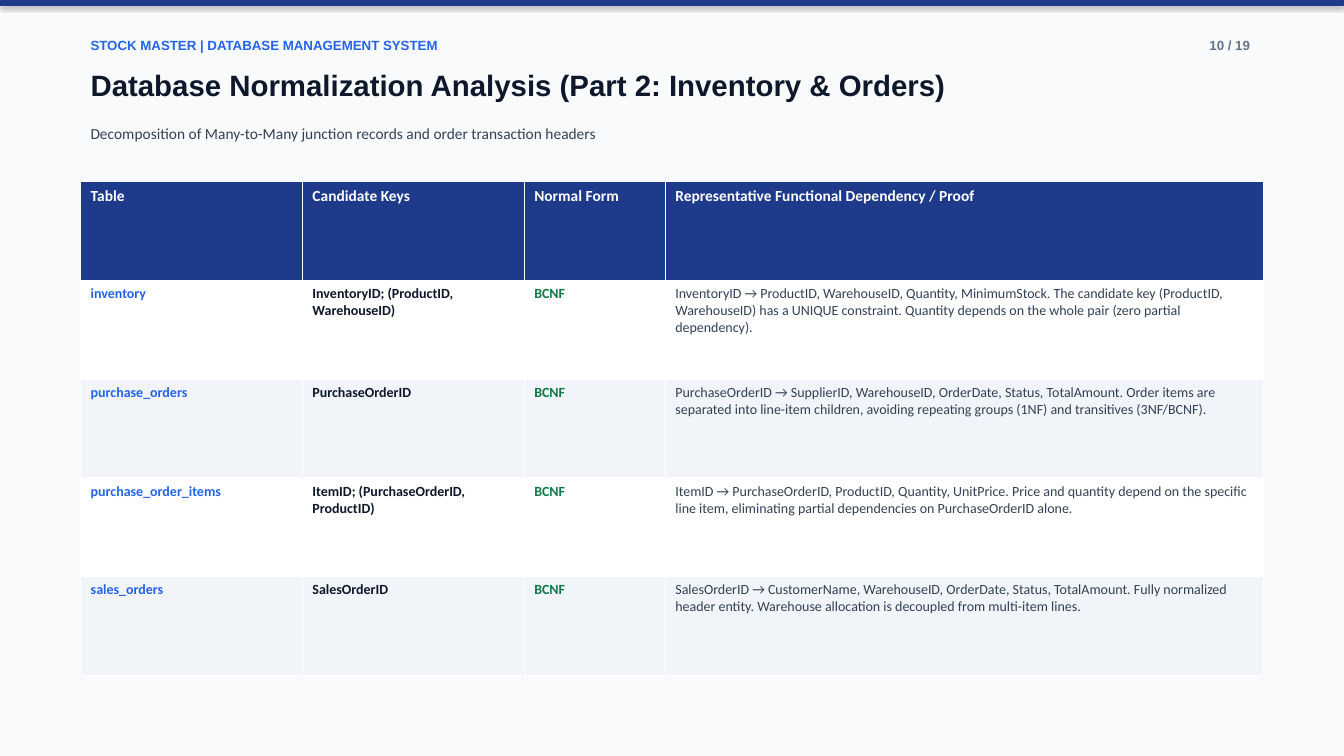
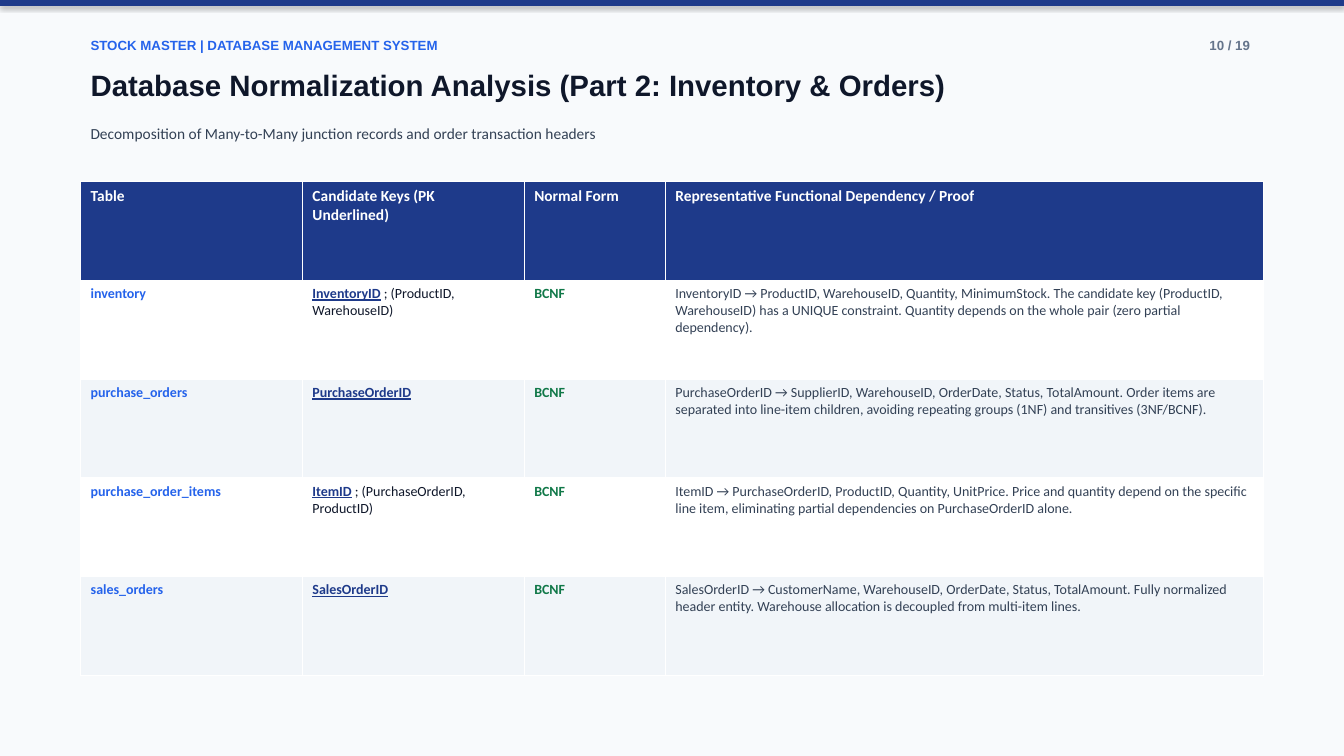
Before and after one commit to puneethkalinga/StockMaster-DBMS, a slide deck: slide 11 of StockMaster_Final_Review_Presentation.pptx. Drawn at 1344x756 pixels with LibreOffice and Linux fonts; fonts in the diff are those of the drawing. Boxes give left, top, right and bottom in pixels: in the first picture for what was removed or moved away, otherwise in the second. Text is boxed around its words. In the diff, an @@ line names an element or a change of style, - is before the commit and + after.

Commit message:
Underline primary keys across presentation slides, relational schema, and project report

```diff
--- a/StockMaster_Final_Review_Presentation.pptx
+++ b/StockMaster_Final_Review_Presentation.pptx
@@ table at <box>81,181,1263,676</box> @@
-row 1, column 2: Candidate Keys
+row 1, column 2: Candidate Keys (PK Underlined)
-row 2, column 2: InventoryID; (ProductID, WarehouseID)
+row 2, column 2: InventoryID ; (ProductID, WarehouseID)
-row 4, column 2: ItemID; (PurchaseOrderID, ProductID)
+row 4, column 2: ItemID ; (PurchaseOrderID, ProductID)
@@ text colour #0F172A to #1E3A8A, underline on in "PurchaseOrderID", "SalesOrderID" @@
```
Also in this commit, not shown: 3 other slides changed, 3 other files.
